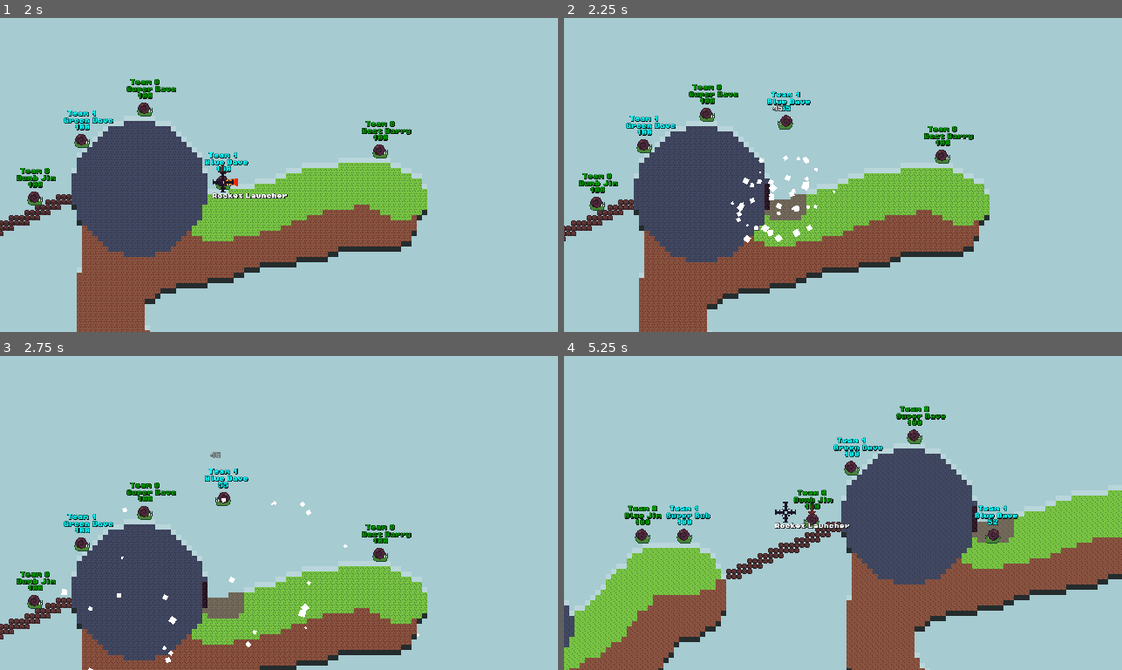
Above: before the commit, frames 1-4 (two rows, left to right).
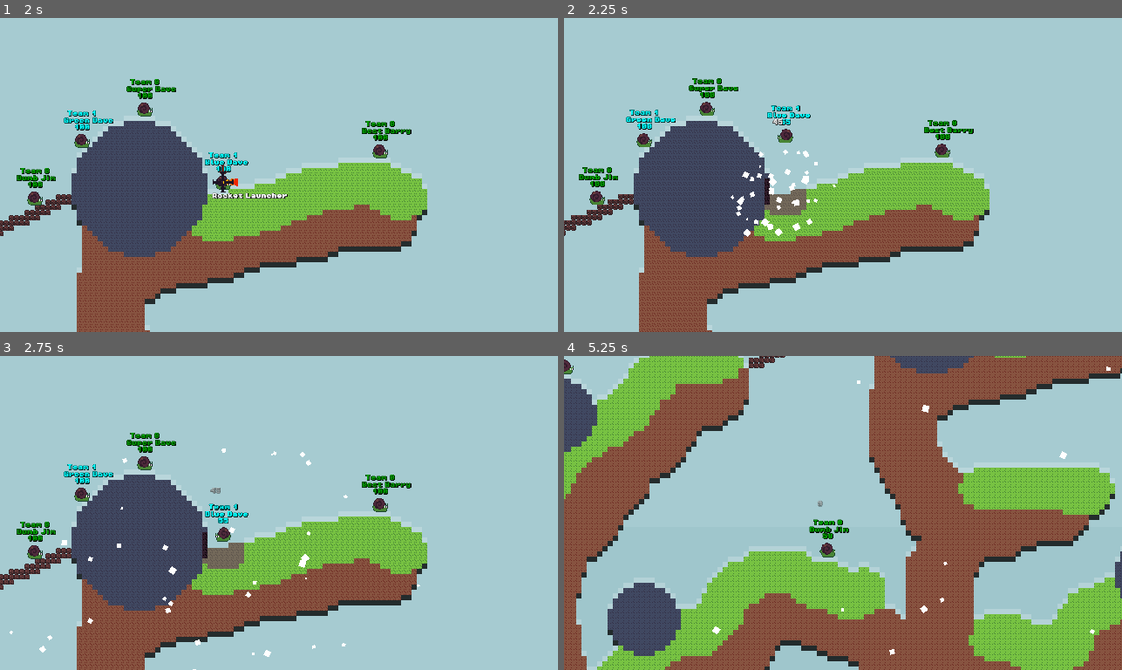
Above: after the commit, the same moments.

Repository: codingbanana21/Snail-Wars
Game: Godot game, scene res://scenes/menu.tscn
Same seed, same stepped clock (60 frames per second), same inputs: the game is played once before the commit and once after it.
Inputs (mouse positions are in pixels of both pictures, inside the frame that each line leads up to):
- Up to frame 1 (2 s): click "Original" at 0.5 s; tap Enter (skip) at 1.25 s; move the mouse to (306, 175) at 1.27 s; press the mouse at (306, 175) at 1.28 s; hold D (right) from 1.28 s (still down); tap W (jump) at 1.52 s
- Up to frame 2 (2.25 s): keep holding D (right); move the mouse to (815, 175) at 2.02 s; release the mouse at (815, 175) at 2.03 s; tap Mouse wheel down (last_weapon) at 2.1 s
- Up to frame 3 (2.75 s): keep holding D (right); tap W (jump) at 2.27 s
- Up to frame 4 (5.25 s): move the mouse to (854, 506) at 2.77 s; release D (right) at 2.78 s; hold A (left) 2.78-3.53 s; tap Mouse wheel up (next_weapon) at 2.85, 5.1 s; move the mouse to (837, 519) at 3.52 s; hold D (right) 3.53-5.03 s; click (837, 519) at 3.6 s; tap W (jump) at 3.77, 4.52 s; move the mouse to (887, 516) at 4.27 s; tap Mouse wheel down (last_weapon) at 4.35 s; move the mouse to (798, 509) at 5.02 s; hold A (left) from 5.03 s (still down)

Frame 1 is identical in both runs. In frame 2, 15% of the frame differs, in the area x 0-77%, y 19-100%; in frame 3, 30%; in frame 4, 68%, in the area x 0-100%, y 0-100%.

Commit message:
Some small chanages

Diff:
--- a/projectiles/air_strike.tscn
+++ b/projectiles/air_strike.tscn
@@ -3,10 +3,7 @@
 [ext_resource type="PackedScene" uid="uid://cubfm8w8o5obj" path="res://projectiles/projectile.tscn" id="1_y44nj"]
 
 [node name="AirStrike" unique_id=791496552 instance=ExtResource("1_y44nj")]
-collision_layer = 3
-collision_mask = 3
-size = 8
-knockback = 1000
+size = 7
 gravity = 300
 timer = 5.0
 spawn_at_mouse = true
--- a/projectiles/destroyer_of_games.tscn
+++ /dev/null
@@ -1,12 +0,0 @@
-[gd_scene format=3 uid="uid://bgoaxq3xrhblj"]
-
-[ext_resource type="PackedScene" uid="uid://cubfm8w8o5obj" path="res://projectiles/projectile.tscn" id="1_cudxu"]
-
-[node name="DestroyerOfGames" unique_id=791496552 instance=ExtResource("1_cudxu")]
-scale = Vector2(1.5, 1.5)
-damage = 1000
-size = 50
-knockback = 2000
-gravity = 300
-timer = 5.0
-spawn_at_mouse = true
--- a/projectiles/drill.tscn
+++ b/projectiles/drill.tscn
@@ -4,9 +4,8 @@
 [ext_resource type="Texture2D" uid="uid://x4hcewvk3glh" path="res://assets/images/drill.png" id="2_tpgjy"]
 
 [node name="Drill" unique_id=152536886 instance=ExtResource("1_d7knd")]
-damage = 10
+damage = 15
 size = 4
-knockback = 600
 gravity = 300
 projectile_hp = 6
 hit_stun_time = 0.15
--- a/projectiles/drill_strike.tscn
+++ b/projectiles/drill_strike.tscn
@@ -4,9 +4,8 @@
 [ext_resource type="Texture2D" uid="uid://x4hcewvk3glh" path="res://assets/images/drill.png" id="2_u8o3f"]
 
 [node name="DrillStrike" unique_id=791496552 instance=ExtResource("1_qlak5")]
-damage = 10.0
+damage = 15
 size = 4
-knockback = 600
 gravity = 300
 projectile_hp = 6
 hit_stun_time = 0.15
--- a/projectiles/fire.tscn
+++ b/projectiles/fire.tscn
@@ -10,8 +10,7 @@
 radius = 5.0
 
 [node name="Fire" unique_id=791496552 instance=ExtResource("1_6ypq2")]
-damage = 15
-knockback = 600
+damage = 12
 speed = 0.0
 min_speed = 0
 gravity = 250
--- a/projectiles/fragment.tscn
+++ b/projectiles/fragment.tscn
@@ -11,9 +11,8 @@
 
 [node name="Fragment" unique_id=791496552 instance=ExtResource("1_1ak3v")]
 scale = Vector2(0.5, 0.5)
-damage = 3
+damage = 4
 size = 2
-knockback = 600
 speed = 0.0
 min_speed = 0
 projectile_hp = 4
--- a/projectiles/mine.tscn
+++ b/projectiles/mine.tscn
@@ -10,12 +10,9 @@
 size = Vector2(8, 16)
 
 [node name="Mine" unique_id=791496552 instance=ExtResource("1_1y4n3")]
-collision_layer = 3
-collision_mask = 3
-damage = 30.0
-size = 3
-knockback = 600
-speed = 0.0
+damage = 35
+size = 4
+speed = 0
 min_speed = 0
 timer = 0.0
 not_players = true
--- a/projectiles/pumkin_grenade.tscn
+++ b/projectiles/pumkin_grenade.tscn
@@ -7,9 +7,6 @@
 radius = 4.0
 
 [node name="PumkinGrenade" unique_id=791496552 instance=ExtResource("1_upu3b")]
-collision_layer = 3
-collision_mask = 3
-knockback = 400
 timer = 1.5
 bounce = true
 spawn = true
--- a/projectiles/super_mine.tscn
+++ b/projectiles/super_mine.tscn
@@ -11,11 +11,10 @@
 
 [node name="SuperMine" unique_id=791496552 instance=ExtResource("1_mw335")]
 scale = Vector2(1.5, 1.5)
-collision_layer = 3
-collision_mask = 3
 damage = 1000
 size = 50
-knockback = 2000
+knockback = 1000
+speed = 0
 min_speed = 0
 timer = 0.0
 not_players = true
--- a/projectiles/tnt.tscn
+++ b/projectiles/tnt.tscn
@@ -8,11 +8,9 @@
 height = 12.0
 
 [node name="TNT" unique_id=791496552 instance=ExtResource("1_2ywih")]
-collision_layer = 3
-collision_mask = 3
 damage = 80
 size = 8
-knockback = 1600
+knockback = 1400
 speed = 10.0
 min_speed = 0
 bounce = true
--- a/scripts/game.gd
+++ b/scripts/game.gd
@@ -36,7 +36,12 @@
 			elif pixelColor == Color(0.0, 0.0, 0.0, 1.0):
 				map.set_cell(offset, 0 ,Vector2i(5, 0))
 			elif pixelColor == Color(1.0, 1.0, 0.0, 1.0):
-				var mine: Projectile = load("res://projectiles/super_mine.tscn").instantiate()
+				var mine: Projectile
+				if Globals.map == "1g":
+					mine = load("res://projectiles/super_mine.tscn").instantiate()
+				else:
+					mine = load("res://projectiles/mine.tscn").instantiate()
+
 				mine.global_position = offset * 8
 				add_child(mine)
 			elif pixelColor.a != 0:
--- a/scripts/projectile.gd
+++ b/scripts/projectile.gd
@@ -7,10 +7,10 @@
 
 @export var damage: int = 45
 @export var size: int = 5
-@export var knockback: int = 800
+@export var knockback: int = 600
 @export var speed: int = 60
 @export var min_speed: int = 100
-@export var gravity: int = 500
+@export var gravity: int = 450
 @export var projectile_hp: int = 1
 @export var hit_stun_time: float = 0.0
 @export var timer: float = 3.0
Binary file changed: maps/map_2m.png
